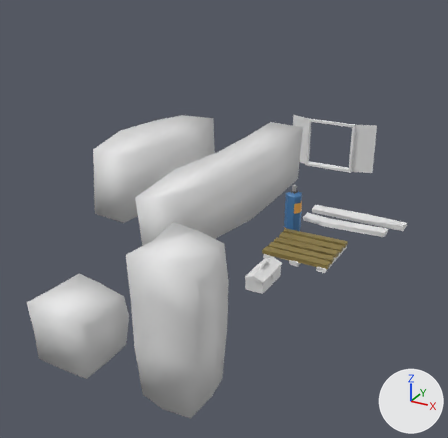
One commit to the Blender file Assets/Models/Map/Decorations.blend: the scene before it, then after it.
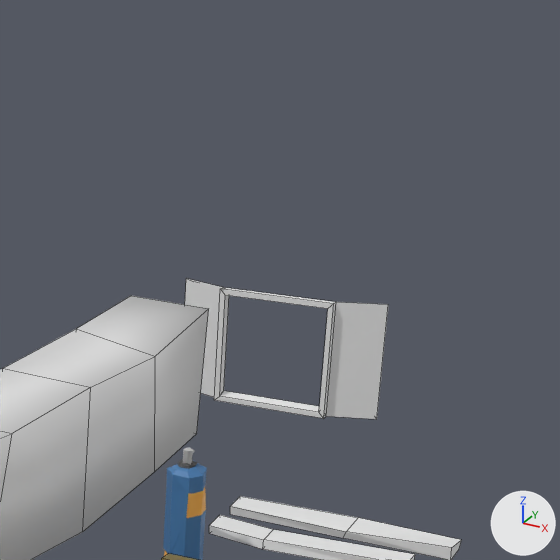
Each version appears first whole from a 50 mm camera at (52.4, -127.1, 64.0) aimed at (-23.6, 11.1, -5.0), and next in a close-up on the part from 48% to 100% of the width and 0% to 53% of the height. The axes (+X, +Y, +Z) are drawn at lower right. The lights are the same throughout. The close-ups show mesh edges as thin lines.

Objects in the first close-up: 'Canistor', 'HedgeLong', 'OpenWindow', 'Plank1', 'Plank2'.
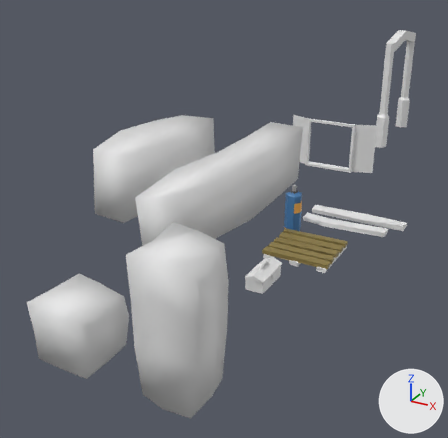
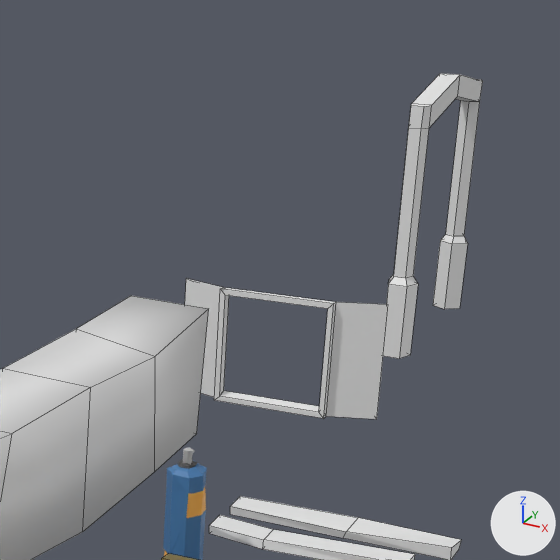
The change in detail:
Mesh me_cylinder_001 is new.
It has 52 vertices, 48 faces and spans x -2.1..2.2, y -1.9..32.0, z 0.0..37.5.
Object 'TrainTopLine' (ob_traintopline) is new; it shows me_cylinder_001.
Its location is (-1.0, 83.0, 0.0).

Boxes (x1, y1, x2, y2) around the edits, measured in the close-ups (560 x 560 px):
'TrainTopLine', added
    after: (383, 73, 483, 359)
